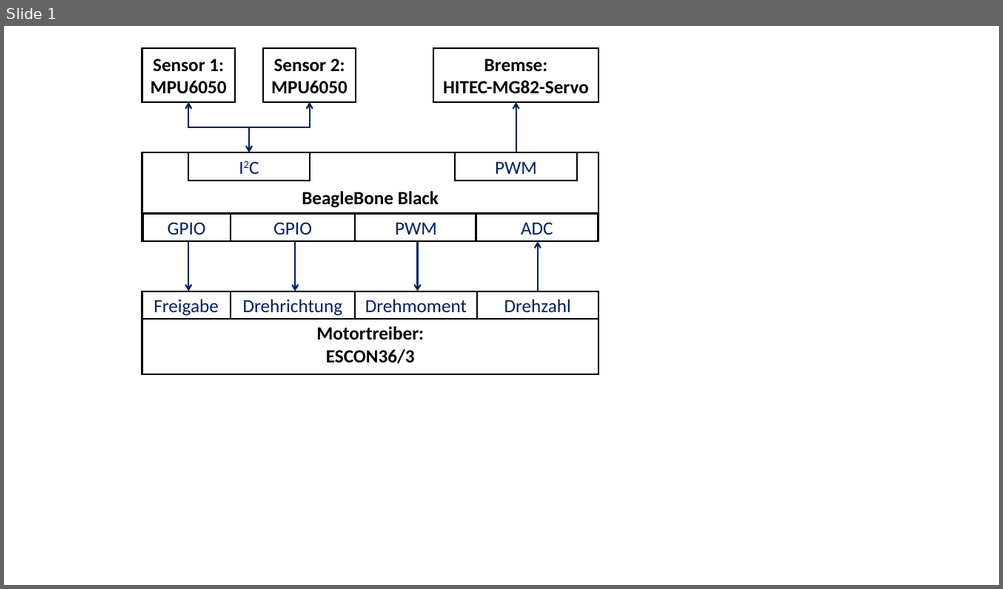
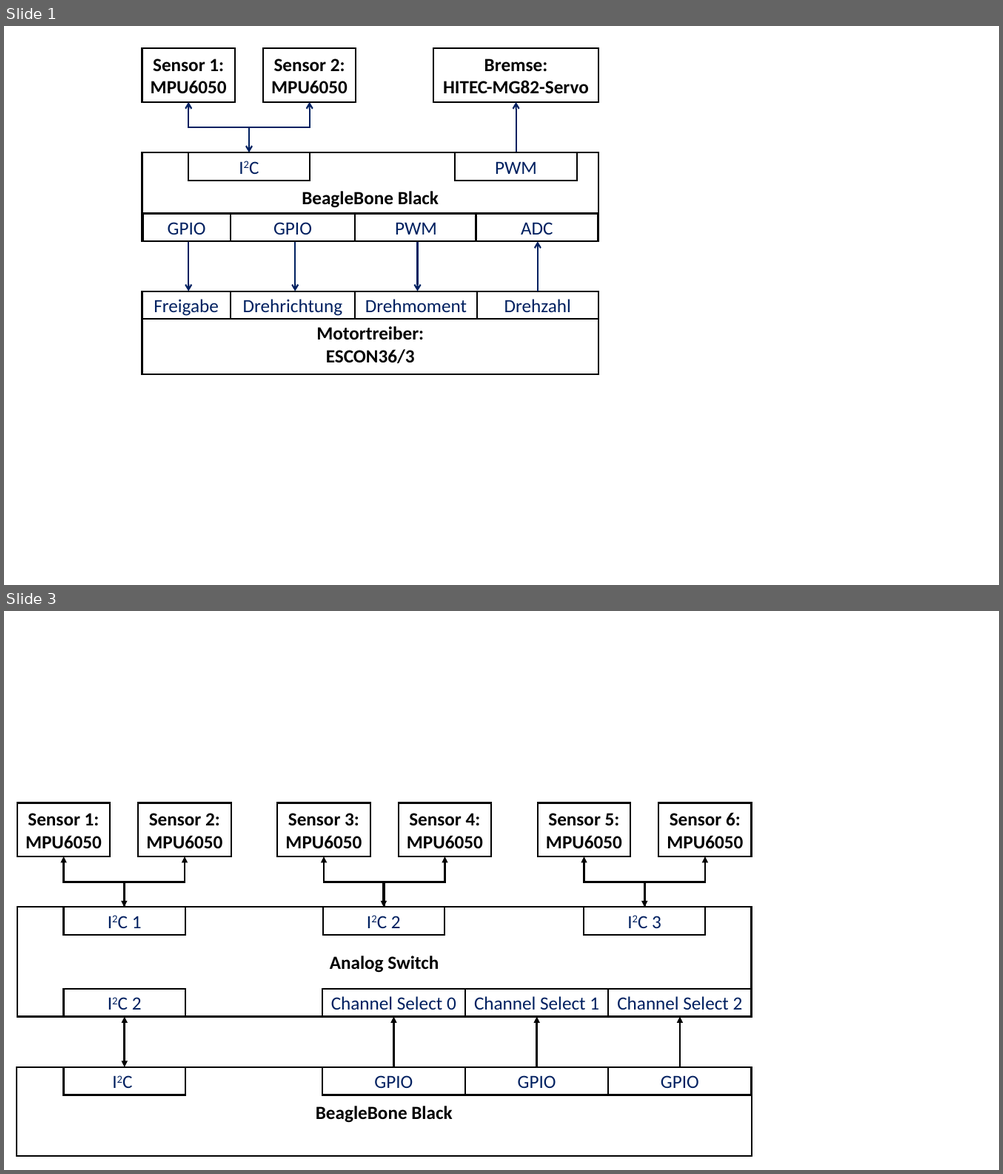
Before and after one commit to HSKA-CuBa/CuBa_git, a slide deck: 1_Dokumentation/Zeichnungen/ElekAufbau_Bauteile.pptx. Shown one above the other, each under a label of ours: slide 1 before the commit, slides 1 and 3 after it; the slides between them are not shown. The pictures are 1003x589 and 1003x1174 pixels, drawn with LibreOffice and Linux fonts; fonts in the diff are those of the drawing. Boxes give left, top, right and bottom in pixels: in the first picture for what was removed or moved away, otherwise in the second. Text is boxed around its words. In the diff, an @@ line names an element or a change of style, - is before the commit and + after.

```diff
--- a/1_Dokumentation/Zeichnungen/ElekAufbau_Bauteile.pptx
+++ b/1_Dokumentation/Zeichnungen/ElekAufbau_Bauteile.pptx
@@ slide 3 added at (4,611,999,1170), background #FFFFFF @@
@@ rectangle added at (17,803,110,857), fill #FFFFFF, outline #000000 1.5 pt, 18 pt, text #000000, bold @@
+Sensor 1:
+MPU6050
@@ rectangle added at (138,803,231,857), fill #FFFFFF, outline #000000 1.5 pt, 18 pt, text #000000, bold @@
+Sensor 2:
+MPU6050
@@ rectangle added at (277,803,370,857), fill #FFFFFF, outline #000000 1.5 pt, 18 pt, text #000000, bold @@
+Sensor 3:
+MPU6050
@@ rectangle added at (398,803,490,857), fill #FFFFFF, outline #000000 1.5 pt, 18 pt, text #000000, bold @@
+Sensor 4:
+MPU6050
@@ rectangle added at (538,803,630,857), fill #FFFFFF, outline #000000 1.5 pt, 18 pt, text #000000, bold @@
+Sensor 5:
+MPU6050
@@ rectangle added at (658,803,751,857), fill #FFFFFF, outline #000000 1.5 pt, 18 pt, text #000000, bold @@
+Sensor 6:
+MPU6050
@@ elbow arrow added from (124, 907) to (64, 857), #000000 2 pt @@
@@ elbow double arrow added from (124, 907) to (185, 857), #000000 2 pt @@
@@ elbow arrow added from (384, 907) to (324, 857), #000000 2 pt @@
@@ elbow double arrow added from (384, 907) to (445, 857), #000000 2 pt @@
@@ elbow arrow added from (644, 907) to (583, 857), #000000 2 pt @@
@@ elbow double arrow added from (644, 907) to (705, 857), #000000 2 pt @@
@@ rectangle added at (17,907,751,1017), fill #FFFFFF, outline #000000 1.5 pt, 18 pt, text #000000, bold @@
+Analog Switch
@@ rectangle added at (64,907,185,935), fill #FFFFFF, outline #000000 1.5 pt, 18 pt, text #002060 @@
+I2C 1
@@ rectangle added at (323,907,444,935), fill #FFFFFF, outline #000000 1.5 pt, 18 pt, text #002060 @@
+I2C 2
@@ rectangle added at (583,907,706,935), fill #FFFFFF, outline #000000 1.5 pt, 18 pt, text #002060 @@
+I2C 3
@@ rectangle added at (64,989,185,1017), fill #FFFFFF, outline #000000 1.5 pt, 18 pt, text #002060 @@
+I2C 2
@@ rectangle added at (322,989,465,1017), fill #FFFFFF, outline #000000 1.5 pt, 18 pt, text #002060 @@
+Channel Select 0
@@ rectangle added at (465,989,609,1017), fill #FFFFFF, outline #000000 1.5 pt, 18 pt, text #002060 @@
+Channel Select 1
@@ rectangle added at (609,989,751,1017), fill #FFFFFF, outline #000000 1.5 pt, 18 pt, text #002060 @@
+Channel Select 2
@@ double arrow added from (124, 1068) to (124, 1017), #000000 2 pt @@
@@ arrow added from (393, 1068) to (393, 1017), #000000 2 pt @@
@@ arrow added from (537, 1068) to (537, 1017), #000000 2 pt @@
@@ arrow added from (680, 1068) to (680, 1017), #000000 2 pt @@
@@ rectangle added at (17,1068,751,1156), fill #FFFFFF, outline #000000 1.5 pt, 18 pt, text #000000, bold @@
+BeagleBone Black
@@ rectangle added at (64,1068,185,1095), fill #FFFFFF, outline #000000 1.5 pt, 18 pt, text #002060 @@
+I2C
@@ rectangle added at (322,1068,465,1095), fill #FFFFFF, outline #000000 1.5 pt, 18 pt, text #002060 @@
+GPIO
@@ rectangle added at (465,1068,609,1095), fill #FFFFFF, outline #000000 1.5 pt, 18 pt, text #002060 @@
+GPIO
@@ rectangle added at (609,1068,751,1095), fill #FFFFFF, outline #000000 1.5 pt, 18 pt, text #002060 @@
+GPIO
```
Also in this commit, not shown: 1 other slide added, 23 other files.
